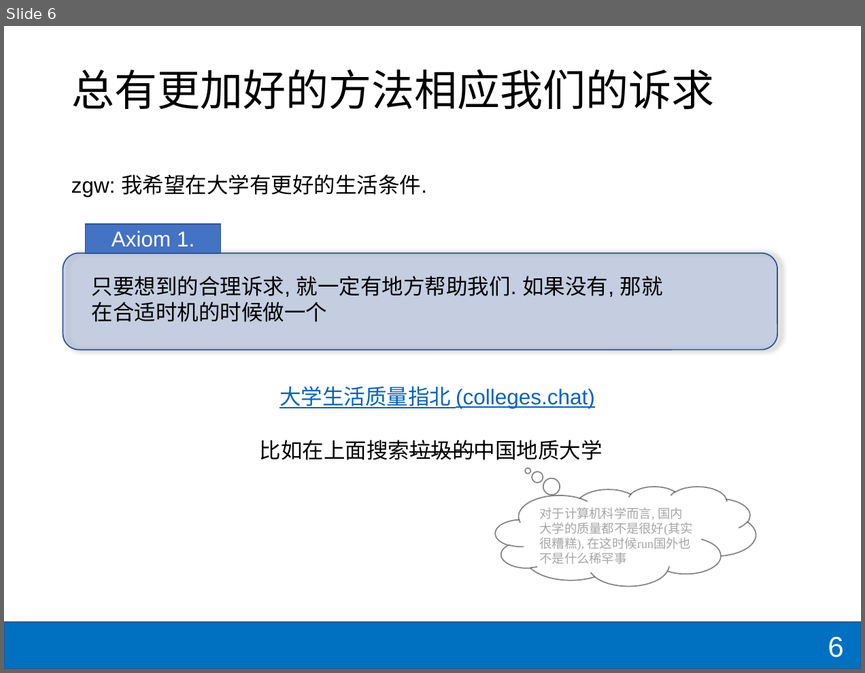
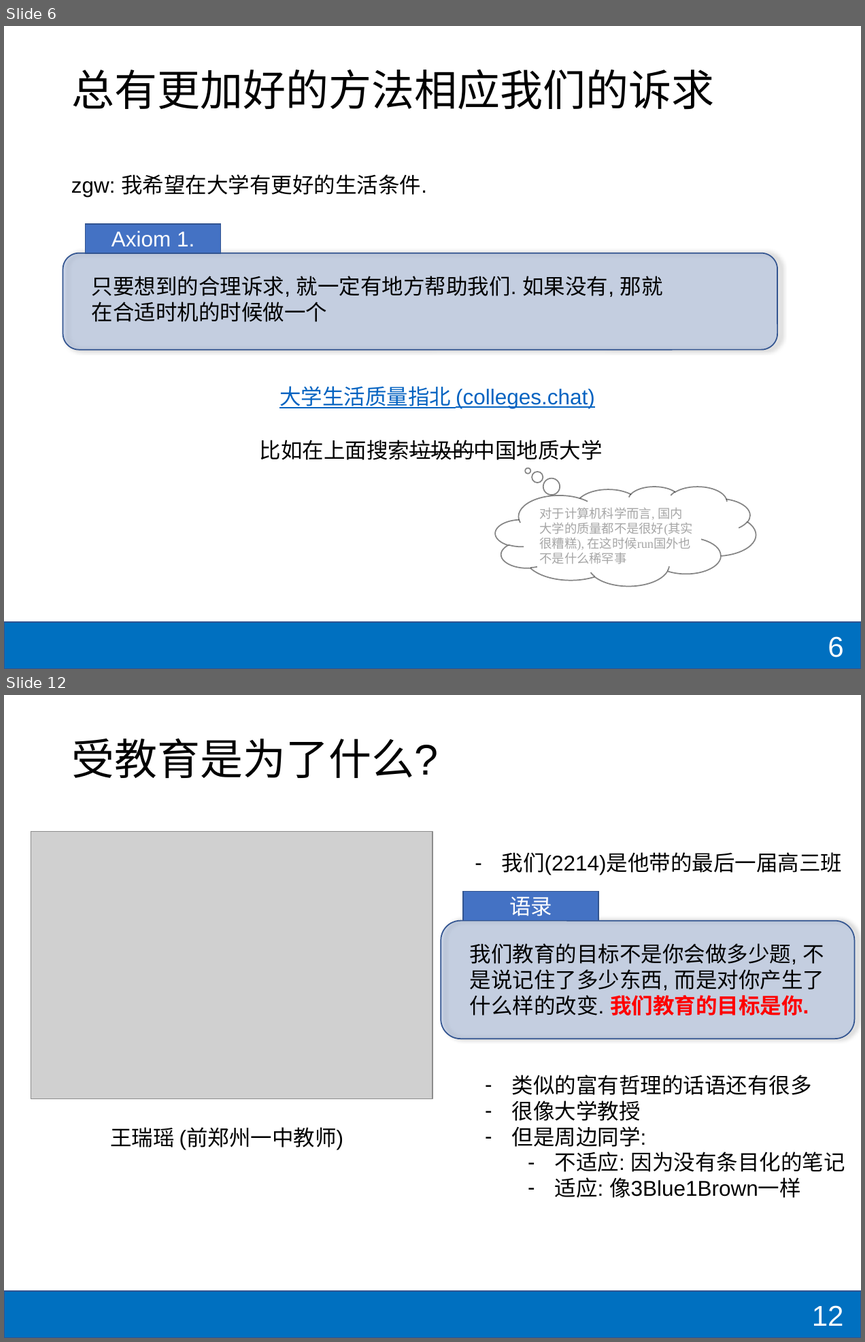
Before and after one commit to shzaiz/dx-public, a slide deck: notes/notes/Unilink/overview.pptx. Shown one above the other, each under a label of ours: slide 6 before the commit, slides 6 and 12 after it; the slides between them are not shown. The pictures are 865x673 and 865x1342 pixels, drawn with LibreOffice and Linux fonts; fonts in the diff are those of the drawing; grey boxes stand for pictures. Boxes give left, top, right and bottom in pixels: in the first picture for what was removed or moved away, otherwise in the second. Text is boxed around its words. In the diff, an @@ line names an element or a change of style, - is before the commit and + after.

```diff
--- a/notes/notes/Unilink/overview.pptx
+++ b/notes/notes/Unilink/overview.pptx
@@ slide 12 added at [4,695,861,1338], background #FFFFFF; not listed: 1 template element that a slide beside it also shows @@
@@ title added at [71,738,438,778], 36 pt, text #000000 @@
+受教育是为了什么?
@@ picture added at [31,831,432,1098] @@
@@ text added at [502,852,842,875], 18 pt, text #000000 @@
+– 我们(2214)是他带的最后一届高三班
@@ rectangle added at [463,892,598,920], fill #4472C4, outline #325491 1 pt, 18 pt, text #FFFFFF @@
+语录
@@ rounded rectangle added at [441,920,855,1038], fill #4472C4 at 22% opacity, outline #325491 1 pt @@
@@ text added at [470,943,825,1015], 18 pt, text #000000 @@
+我们教育的目标不是你会做多少题, 不是说记住了多少东西, 而是对你产生了什么样的改变. 我们教育的目标是你.
@@ text added at [512,1074,845,1198], 18 pt, text #000000 @@
+– 类似的富有哲理的话语还有很多
+– 很像大学教授
+– 但是周边同学:
+  – 不适应: 因为没有条目化的笔记
+  – 适应: 像3Blue1Brown一样
@@ text added at [110,1127,343,1149], 18 pt, text #000000 @@
+王瑞瑶 (前郑州一中教师)
@@ page number added at [812,1305,844,1325], 24 pt, text #FFFFFF @@
+12
```
Also in this commit, not shown: 4 slides changed, 7 other slides added, 1 other file.
